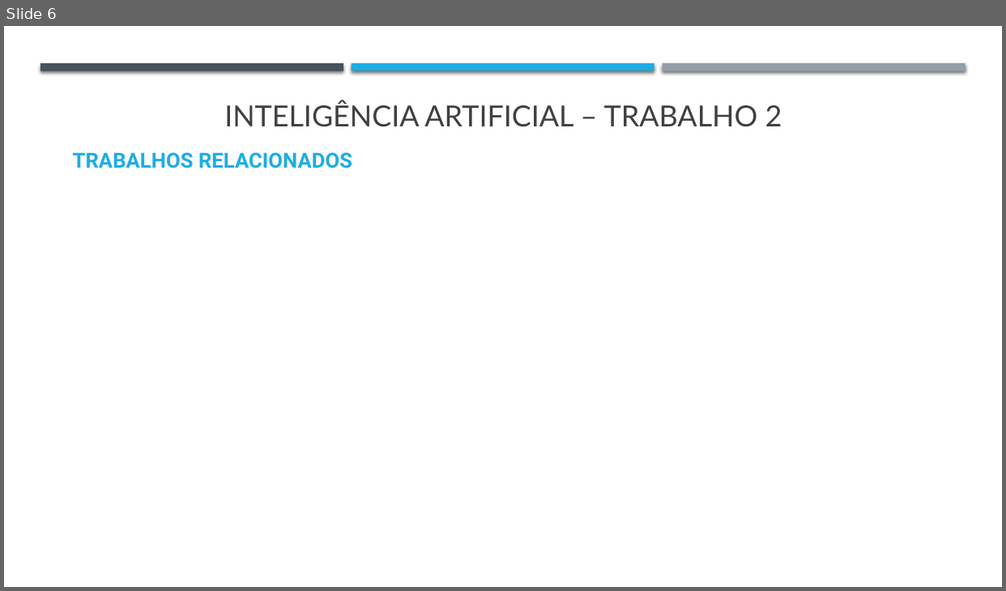
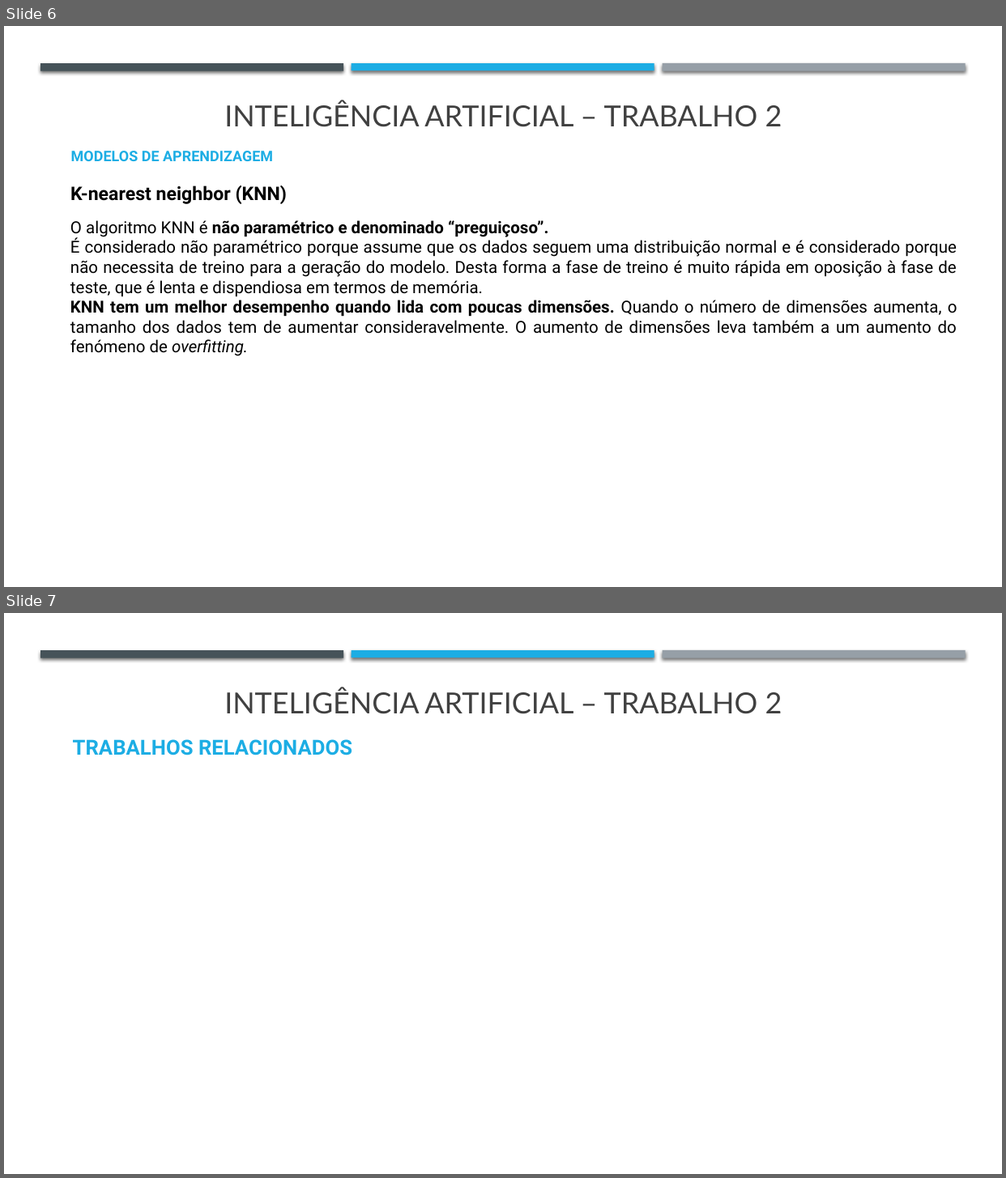
Before and after one commit to j-vm/FEUP_IART_2020, a slide deck: Assigment2/Checkpoint1_trabalho2.pptx. Shown one above the other, each under a label of ours: slide 6 before the commit, slides 6 and 7 after it. The pictures are 1006x591 and 1006x1178 pixels, drawn with LibreOffice and Linux fonts; fonts in the diff are those of the drawing. Boxes give left, top, right and bottom in pixels: in the first picture for what was removed or moved away, otherwise in the second. Text is boxed around its words. In the diff, an @@ line names an element or a change of style, - is before the commit and + after.

```diff
--- a/Assigment2/Checkpoint1_trabalho2.pptx
+++ b/Assigment2/Checkpoint1_trabalho2.pptx
@@ slide 6 added at (x1=4, y1=26, x2=1002, y2=587), background #FFFFFF @@
@@ rectangle added at (x1=40, y1=63, x2=344, y2=71), fill #465359 @@
@@ rectangle added at (x1=351, y1=63, x2=654, y2=71), fill #1CADE4 @@
@@ rectangle added at (x1=662, y1=63, x2=965, y2=71), fill #969FA7 @@
@@ text added at (x1=224, y1=101, x2=782, y2=127), 28 pt, text #404040 @@
+INTELIGÊNCIA ARTIFICIAL – TRABALHO 2
@@ text added at (x1=71, y1=151, x2=273, y2=161), 14 pt, text #1CADE4, bold @@
+MODELOS DE APRENDIZAGEM
@@ text added at (x1=70, y1=186, x2=288, y2=204), 18 pt, text #000000, bold @@
+K-nearest neighbor (KNN)
@@ text added at (x1=70, y1=220, x2=957, y2=356), 16 pt, text #000000 @@
+O algoritmo KNN é não paramétrico e denominado “preguiçoso”.
+É considerado não paramétrico porque assume que os dados seguem uma distribuição normal e é considerado porque não necessita de treino para a geração do modelo. Desta forma a fase de treino é muito rápida em oposição à fase de teste, que é lenta e dispendiosa em termos de memória.
+KNN tem um melhor desempenho quando lida com poucas dimensões. Quando o número de dimensões aumenta, o tamanho dos dados tem de aumentar consideravelmente. O aumento de dimensões leva também a um aumento do fenómeno de overfitting.
@@ what was slide 6 is now slide 7 @@
```
Also in this commit, not shown: 3 slides changed, 3 other files.
